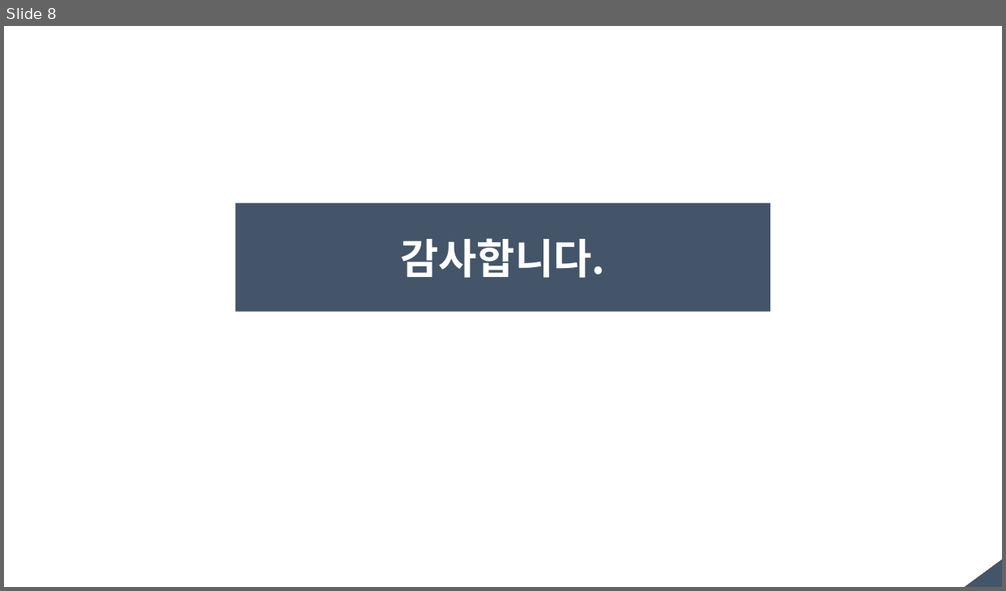
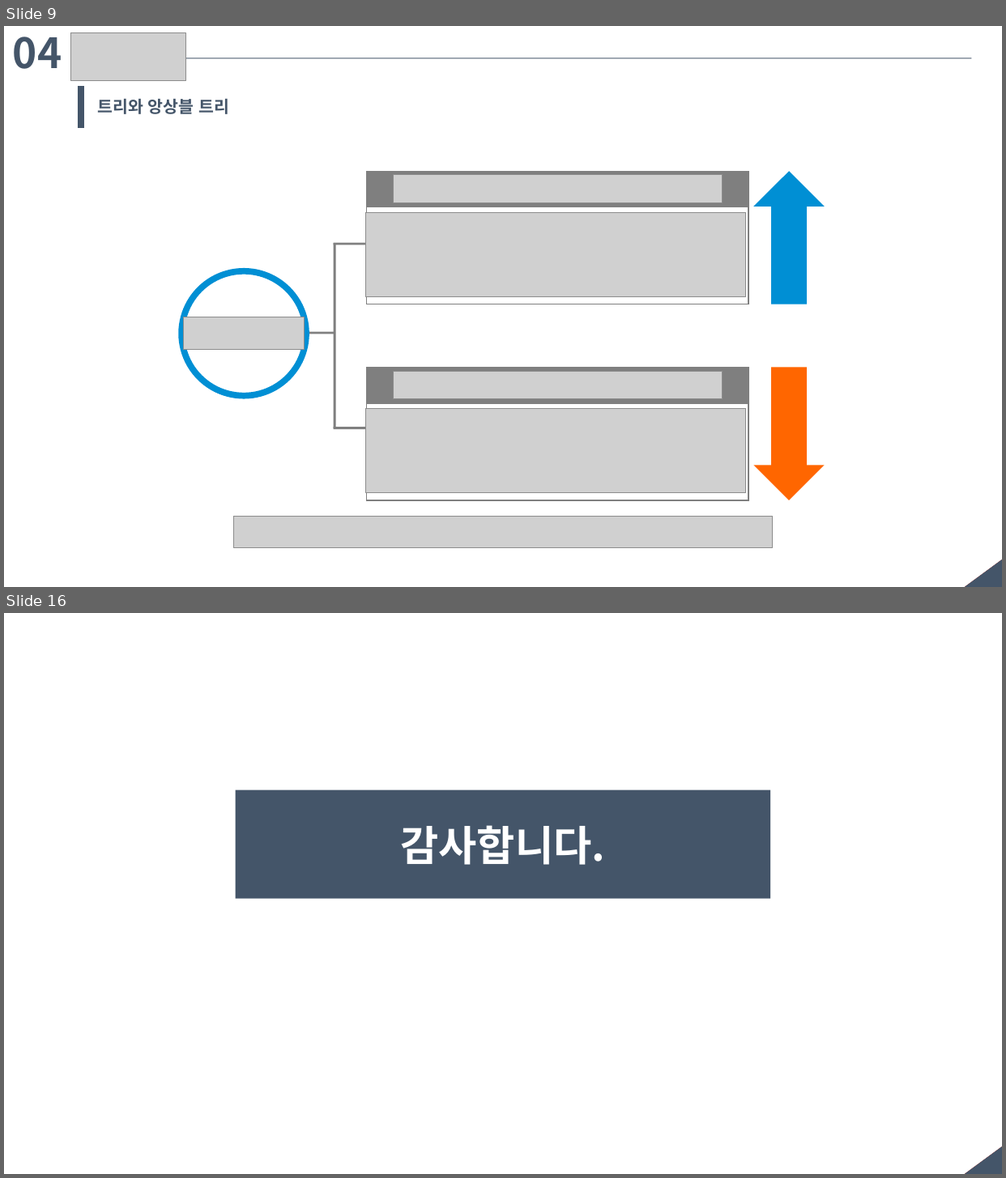
Before and after one commit to Nanjangpan/Machine_Learnig_algorithm_cheat_sheat, a slide deck: Machine_Learnig_algorithm_cheat_sheat.ppt. Shown one above the other, each under a label of ours: slide 8 before the commit, slides 9 and 16 after it; the slides between them are not shown. The pictures are 1006x591 and 1006x1178 pixels, drawn with LibreOffice and Linux fonts; fonts in the diff are those of the drawing; grey boxes stand for pictures. Boxes give left, top, right and bottom in pixels: in the first picture for what was removed or moved away, otherwise in the second. Text is boxed around its words. In the diff, an @@ line names an element or a change of style, - is before the commit and + after.

```diff
--- a/Machine_Learnig_algorithm_cheat_sheat.ppt
+++ b/Machine_Learnig_algorithm_cheat_sheat.ppt
@@ slide 9 added at (4, 26, 1002, 587), background #FFFFFF; not listed: 2 template elements that a slide beside it also shows @@
@@ text added at (13, 37, 62, 69), 40 pt, text #445569, bold @@
+04
@@ picture added at (70, 32, 185, 80) @@
@@ line added from (185, 58) to (971, 58), #445569 0.74 pt @@
@@ rectangle added at (78, 87, 83, 128), fill #445569, outline #445569 0.99 pt @@
@@ text added at (98, 98, 229, 114), 16 pt, text #445569, bold @@
+트리와 앙상블 트리
@@ group added at (181, 171, 824, 501): 5 pictures, 4 lines, 4 rectangles, 2 up arrows, 1 ellipse @@
@@ picture added at (234, 516, 772, 548) @@
@@ what was slide 8 is now slide 16 @@
```
Also in this commit, not shown: 3 slides changed, 7 other slides added.
